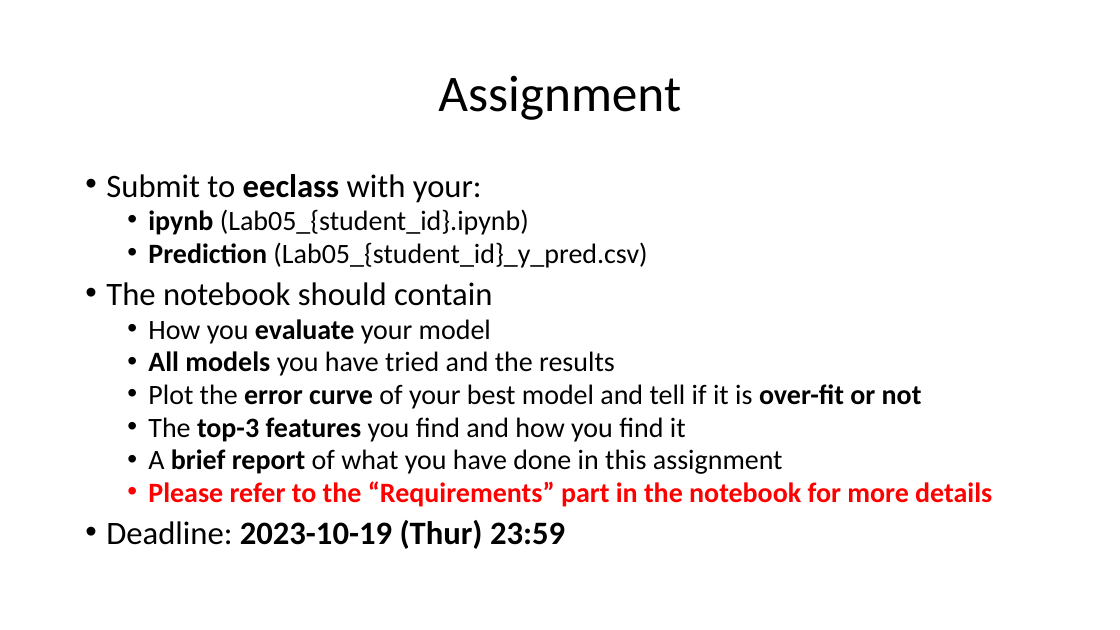
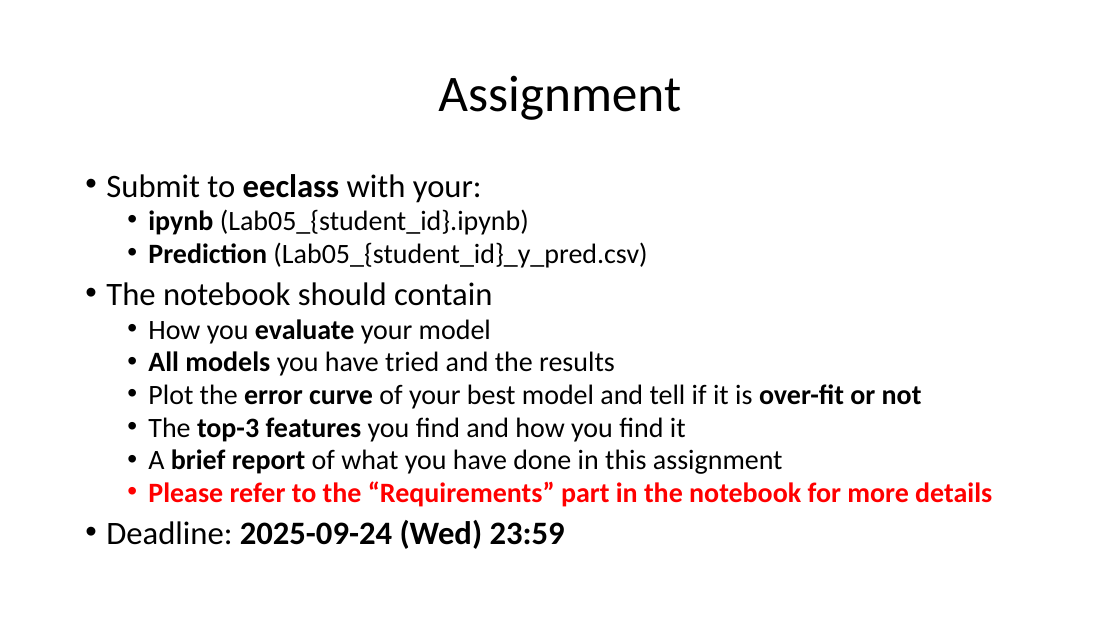
Before and after one commit to nthu-datalab/ml, a slide deck: slide 25 of labs/05_Regularization/05_Regularization_slide.pptx. Drawn at 1120x630 pixels with LibreOffice and Linux fonts; fonts in the diff are those of the drawing. Boxes give left, top, right and bottom in pixels: in the first picture for what was removed or moved away, otherwise in the second. Text is boxed around its words. In the diff, an @@ line names an element or a change of style, - is before the commit and + after.

```diff
--- a/labs/05_Regularization/05_Regularization_slide.pptx
+++ b/labs/05_Regularization/05_Regularization_slide.pptx
@@ text at [106,520,565,549]: text changed @@
-• Deadline: 2023-10-19 (Thur) 23:59
+• Deadline: 2025-09-24 (Wed) 23:59
```
Also in this commit, not shown: 1 other slide changed, 6 other files.
